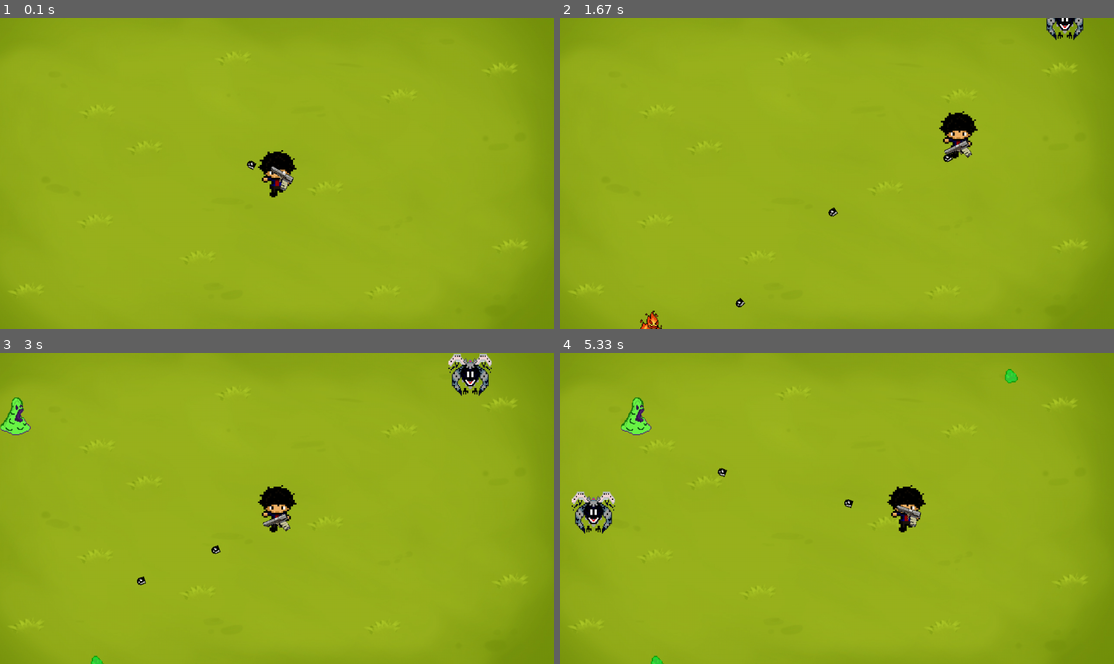
Above: before the commit, frames 1-4 (two rows, left to right).
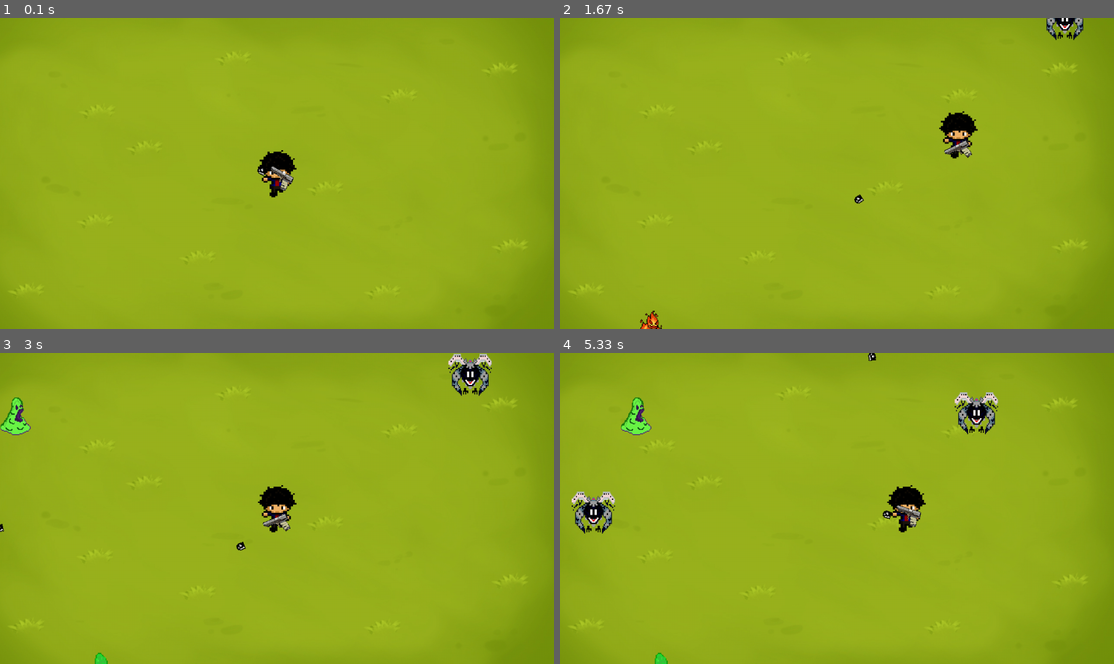
Above: after the commit, the same moments.

Repository: m13w/Legacy_of_Brok
Game: pygame game, started from pygame- game/main.py
Two runs of this game, one before a commit and one after it. Both use one fixed random seed, a clock stepped at 60 frames per second and the inputs below.
Inputs (mouse positions are in pixels of both pictures, inside the frame that each line leads up to):
- Up to frame 1 (0.1 s): no input
- Up to frame 2 (1.67 s): hold D 0.33-0.8 s; move the mouse to (814, 185) at 0.37 s; hold W 0.83-1.13 s; move the mouse to (1014, 164) at 0.87 s; hold D 1.17-1.63 s; move the mouse to (837, 195) at 1.2 s
- Up to frame 3 (3 s): hold A 1.67-2.2 s; move the mouse to (144, 511) at 1.7 s; hold S 2.23-2.53 s; move the mouse to (332, 576) at 2.27 s; hold A 2.57-2.97 s; move the mouse to (105, 580) at 2.6 s
- Up to frame 4 (5.33 s): hold W 3-3.37 s; move the mouse to (920, 399) at 3.03 s; hold D 3.4-4.03 s; move the mouse to (1041, 617) at 3.43 s; hold S 4.07-4.43 s; move the mouse to (903, 536) at 4.1 s; hold A 4.47-4.93 s; move the mouse to (848, 402) at 4.5 s; hold D from 4.97 s (still down); move the mouse to (704, 446) at 5 s

The runs differ from the first frame. In frame 1, less than 0.1% of the frame differs, in the area x 44-48%, y 45-51%; in frame 2, 0.1%; in frame 3, 0.2%; in frame 4, 1.0%, in the area x 16-83%, y 0-100%.

Commit message:
updated some Constants at right values.

Diff:
--- a/pygame- game/engine_init.py
+++ b/pygame- game/engine_init.py
@@ -1,7 +1,7 @@
 import pygame
 import math
-from load import gun_image, gun_image_rev, projectile_image,drop_image, shot_effect
-from user_settings import ENEMY_COL_RADIUS, PLAYER_COL_RADIUS
+from load import gun_image, gun_image_rev, projectile_image,drop_image
+from user_settings import ENEMY_COL_RADIUS, PLAYER_COL_RADIUS, BULLET_SPEED
 
 enemies = []
 active_items = []
@@ -54,7 +54,7 @@
         self.gun_angle = 0
         self.projectiles = []
         self.shoot_cooldown = 0
-        self.shoot_delay = 0.2
+        self.shoot_delay = 0.35
         self.gun_direction = pygame.Vector2(1, 0)
         self.level = 0
         self.window_bounds = pygame.display.get_surface().get_rect() # Get window bounds
@@ -69,7 +69,7 @@
             firing_point = self.gun_rect.center
 
             # Calculate the bullet's velocity
-            bullet_velocity = direction.normalize() * 650  # Adjust the bullet speed as needed
+            bullet_velocity = direction.normalize() * BULLET_SPEED   # Adjust the bullet speed as needed
 
             # Create and append the bullet with the current gun angle
             bullet = Bullet(projectile_image, firing_point, bullet_velocity, self.gun_angle)
--- a/pygame- game/user_settings.py
+++ b/pygame- game/user_settings.py
@@ -3,3 +3,4 @@
 WINDOW_HEIGHT = 720
 PLAYER_COL_RADIUS = 40
 ENEMY_COL_RADIUS = 40
+BULLET_SPEED = 500
